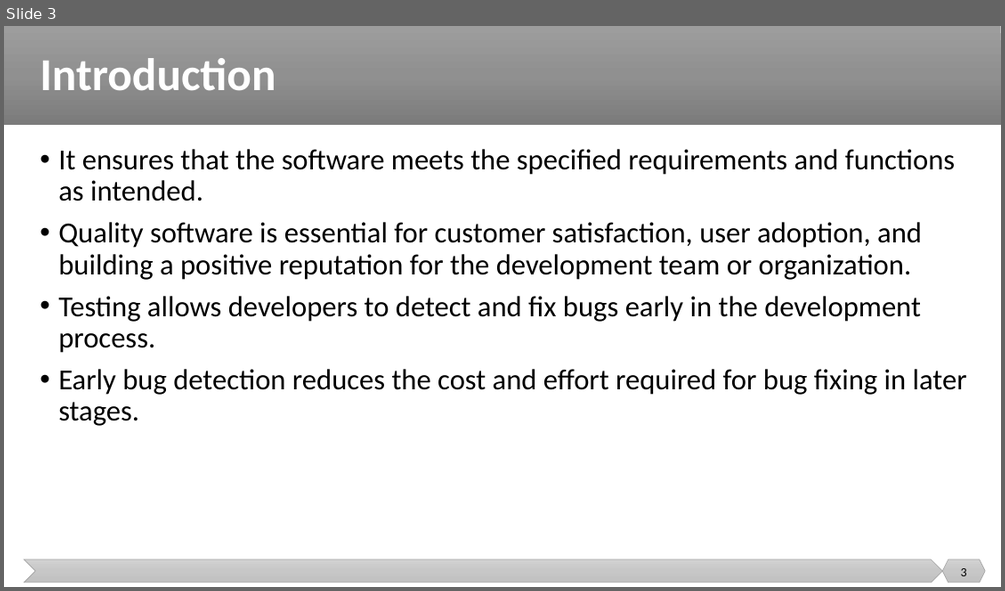
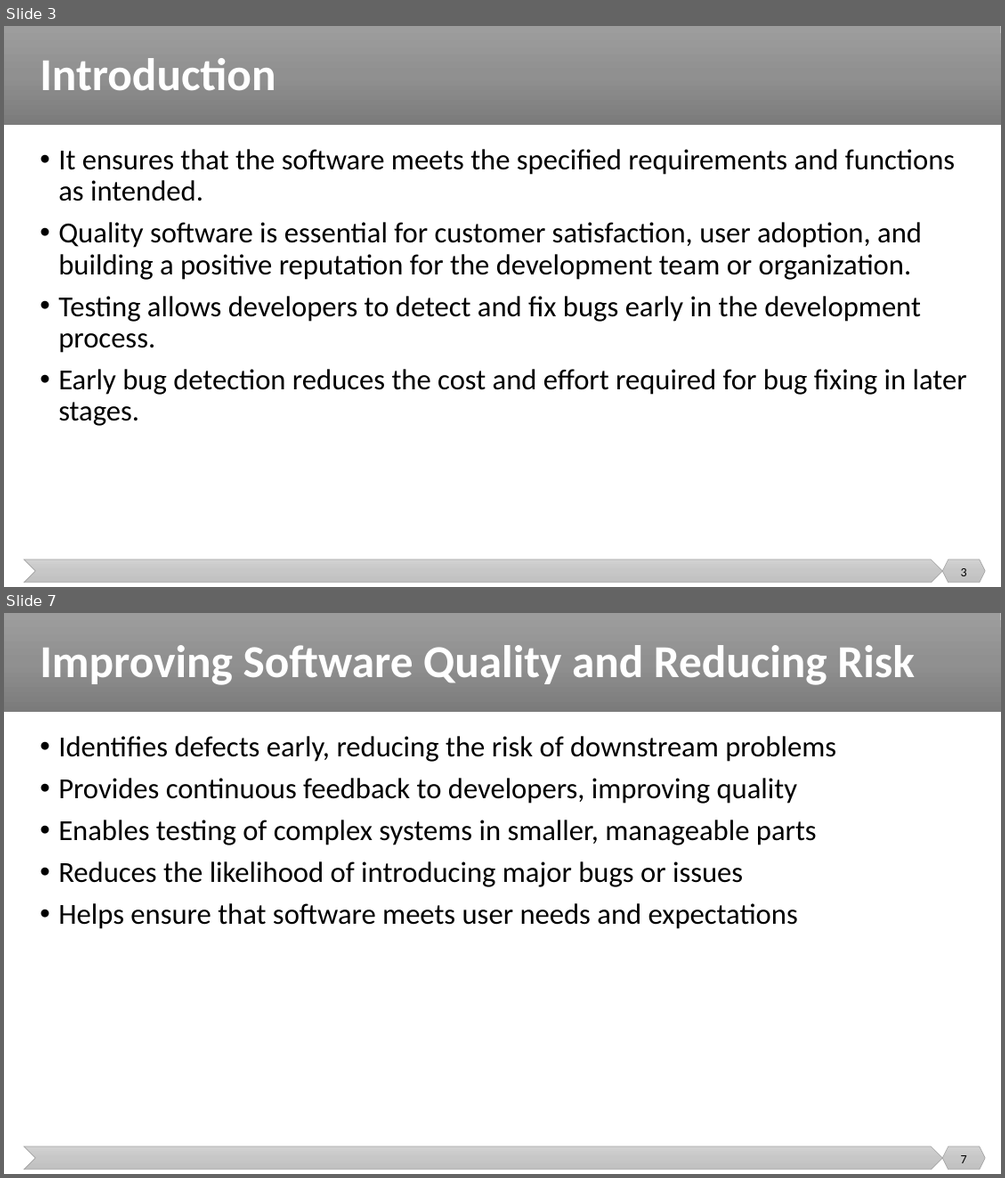
Before and after one commit to malenezi/malenezi, a slide deck: SE499/Lectures/6/Testing.pptx. Shown one above the other, each under a label of ours: slide 3 before the commit, slides 3 and 7 after it; the slides between them are not shown. The pictures are 1005x591 and 1005x1178 pixels, drawn with LibreOffice and Linux fonts; fonts in the diff are those of the drawing. Boxes give left, top, right and bottom in pixels: in the first picture for what was removed or moved away, otherwise in the second. Text is boxed around its words. In the diff, an @@ line names an element or a change of style, - is before the commit and + after.

```diff
--- a/SE499/Lectures/6/Testing.pptx
+++ b/SE499/Lectures/6/Testing.pptx
@@ slide 7 added at box(4, 613, 1001, 1174), background #FFFFFF; not listed: 3 template elements that a slide beside it also shows @@
@@ title added at box(40, 645, 914, 685), 44 pt, text #FFFFFF, bold @@
+Improving Software Quality and Reducing Risk
@@ text added at box(58, 736, 836, 929), 28 pt, text #000000 @@
+• Identifies defects early, reducing the risk of downstream problems
+• Provides continuous feedback to developers, improving quality
+• Enables testing of complex systems in smaller, manageable parts
+• Reduces the likelihood of introducing major bugs or issues
+• Helps ensure that software meets user needs and expectations
@@ page number added at box(961, 1155, 967, 1163), 12 pt, text #000000 @@
+7
```
Also in this commit, not shown: 6 other slides added, 2 other files.
